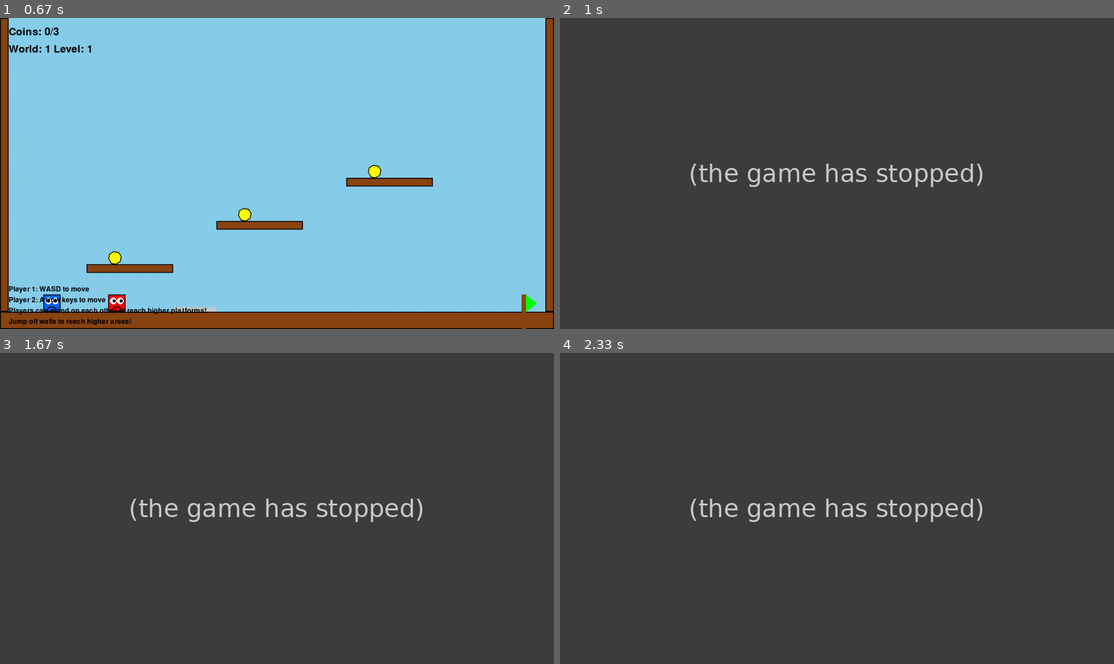
Above: before the commit, frames 1-4 (two rows, left to right).
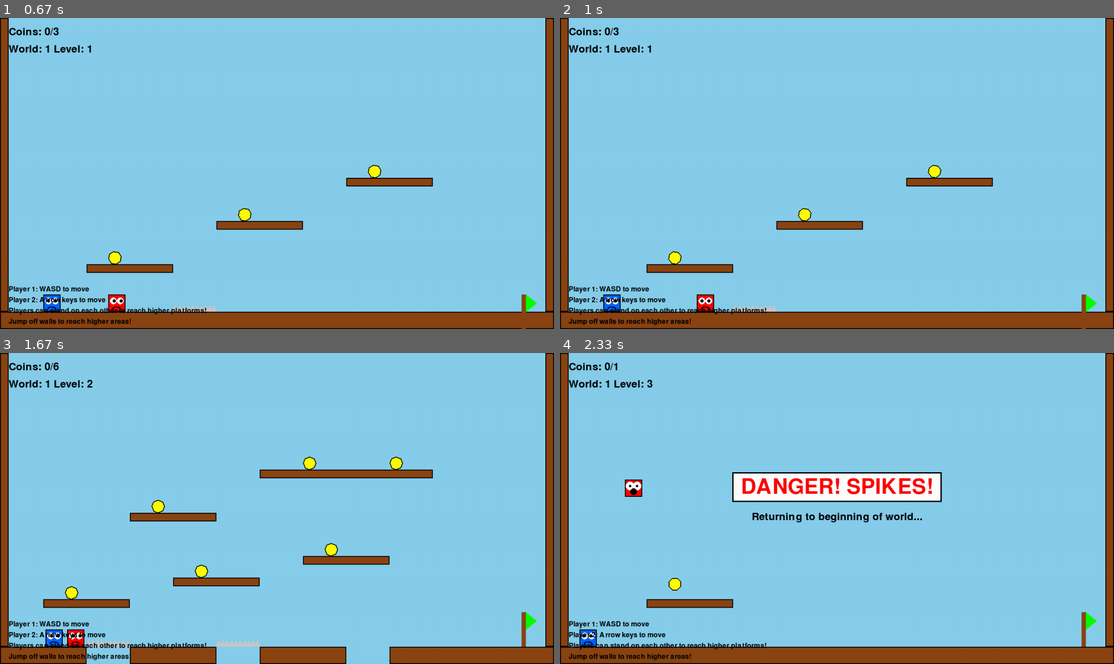
Above: after the commit, the same moments.

Repository: robjohncolson/Downloads
Game: pygame game, started from pygame_smartboard_starter (1).py
Same seed, same stepped clock (60 frames per second), same inputs: the game is played once before the commit and once after it.
Inputs:
- Up to frame 1 (0.67 s): hold Right from 0.33 s (still down)
- Up to frame 2 (1 s): release Right at 0.8 s; tap F11 at 0.83 s
- Up to frame 3 (1.67 s): hold Up 1.17-1.47 s; hold W 1.17-1.47 s; hold Right from 1.5 s (still down); hold D from 1.5 s (still down); tap 2 at 1.65 s
- Up to frame 4 (2.33 s): release Right at 1.97 s; release D at 1.97 s; hold Left from 2 s (still down); hold A from 2 s (still down); tap 3 at 2.15 s

Frame 1 is identical in both runs. In frame 2, 100% of the frame differs, in the area x 0-100%, y 0-100%; in frame 3, 100%; in frame 4, 100%.
Error before the commit: NameError: name 'setup_display' is not defined (pygame_smartboard_starter (1).py line 1562); the game stopped at 0.83 s (later frames are placeholders)

Commit message:
windowing fixed, full screen added

Diff:
--- a/pygame_smartboard_starter (1).py
+++ b/pygame_smartboard_starter (1).py
@@ -300,6 +300,60 @@
 # Add these constants for the night sky
 NIGHT_SKY = (25, 25, 50)  # Dark blue for night sky
 STAR_COLOR = (255, 255, 200)  # Yellowish white for stars
+
+def setup_display():
+    """Setup display mode (fullscreen or windowed)"""
+    global screen, SCREEN_WIDTH, SCREEN_HEIGHT, FULLSCREEN
+
+    if FULLSCREEN:
+        try:
+            # Get the current display info for fullscreen
+            infoObject = pygame.display.Info()
+            SCREEN_WIDTH = infoObject.current_w
+            SCREEN_HEIGHT = infoObject.current_h
+            screen = pygame.display.set_mode((SCREEN_WIDTH, SCREEN_HEIGHT), pygame.FULLSCREEN)
+            print(f"Switched to fullscreen: {SCREEN_WIDTH}x{SCREEN_HEIGHT}")
+        except pygame.error as e:
+            print(f"Fullscreen failed: {e}")
+            print("Falling back to windowed mode...")
+            FULLSCREEN = False
+            SCREEN_WIDTH = 1280
+            SCREEN_HEIGHT = 720
+            screen = pygame.display.set_mode((SCREEN_WIDTH, SCREEN_HEIGHT))
+            print(f"Windowed mode: {SCREEN_WIDTH}x{SCREEN_HEIGHT}")
+    else:
+        SCREEN_WIDTH = 1280
+        SCREEN_HEIGHT = 720
+        screen = pygame.display.set_mode((SCREEN_WIDTH, SCREEN_HEIGHT))
+        print(f"Switched to windowed mode: {SCREEN_WIDTH}x{SCREEN_HEIGHT}")
+
+def get_text_color(background_color):
+    """
+    Determine the best text color (black or white) based on background brightness.
+    Uses the luminance formula to calculate brightness.
+    """
+    if isinstance(background_color, tuple) and len(background_color) >= 3:
+        r, g, b = background_color[:3]
+    else:
+        # Default to black text if we can't determine background
+        return BLACK
+
+    # Calculate luminance using the standard formula
+    # Luminance = 0.299*R + 0.587*G + 0.114*B
+    luminance = (0.299 * r + 0.587 * g + 0.114 * b) / 255.0
+
+    # If background is bright (luminance > 0.5), use black text
+    # If background is dark (luminance <= 0.5), use white text
+    return BLACK if luminance > 0.5 else WHITE
+
+def get_current_background_color(level_data):
+    """Get the current background color based on level data"""
+    background_type = level_data.get('background_type', 'day')
+
+    if background_type == 'night':
+        return NIGHT_SKY  # Dark blue for night time
+    else:
+        return (135, 206, 235)  # Sky blue for day time
 
 class Player:
     def __init__(self, x, y, color, player_num):
@@ -1610,6 +1664,8 @@
         # Draw everything to screen
         level_data = level_manager.get_current_level_data()
         background_type = level_data.get('background_type', 'day')
+        background_color = get_current_background_color(level_data)
+        text_color = get_text_color(background_color)
 
         if background_type == 'night':
             screen.fill(NIGHT_SKY)  # Dark blue for night time
@@ -1655,16 +1711,16 @@
             sub_rect = sub_message.get_rect(center=(SCREEN_WIDTH//2, SCREEN_HEIGHT//2 + 20))
             screen.blit(sub_message, sub_rect)
 
-        # Draw UI
+        # Draw UI with dynamic text color
         collected_coins = player1.collected_coins + player2.collected_coins
-        score_text = font_medium.render(f"Coins: {collected_coins}/{total_coins}", True, BLACK)
+        score_text = font_medium.render(f"Coins: {collected_coins}/{total_coins}", True, text_color)
         screen.blit(score_text, (20, 20))
 
-        # Display current world and level
-        level_text = font_medium.render(f"World: {level_manager.current_world} Level: {level_manager.current_level}", True, BLACK)
+        # Display current world and level with dynamic text color
+        level_text = font_medium.render(f"World: {level_manager.current_world} Level: {level_manager.current_level}", True, text_color)
         screen.blit(level_text, (20, 60))
 
-        # Draw instructions
+        # Draw instructions with dynamic text color
         instructions = [
             "Player 1: WASD to move",
             "Player 2: Arrow keys to move",
@@ -1675,7 +1731,7 @@
         ]
 
         for i, instruction in enumerate(instructions):
-            inst_text = font_small.render(instruction, True, BLACK)
+            inst_text = font_small.render(instruction, True, text_color)
             screen.blit(inst_text, (20, SCREEN_HEIGHT - 100 + i * 25))
 
         if game_complete:
